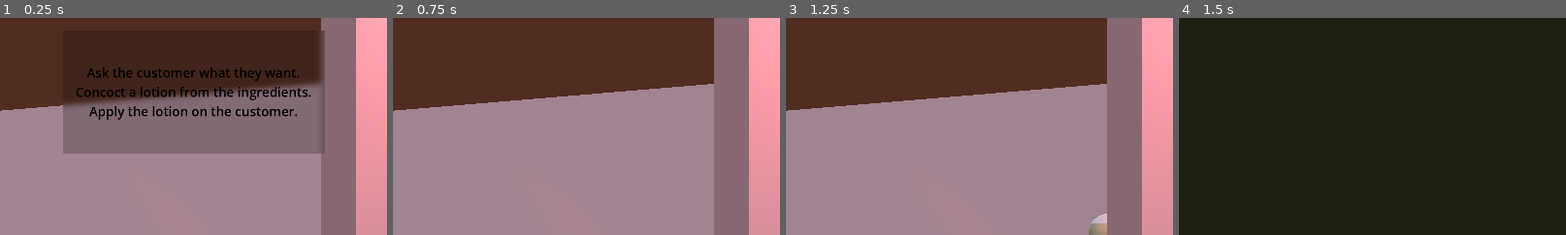
Above: before the commit, frames 1-4 (left to right).
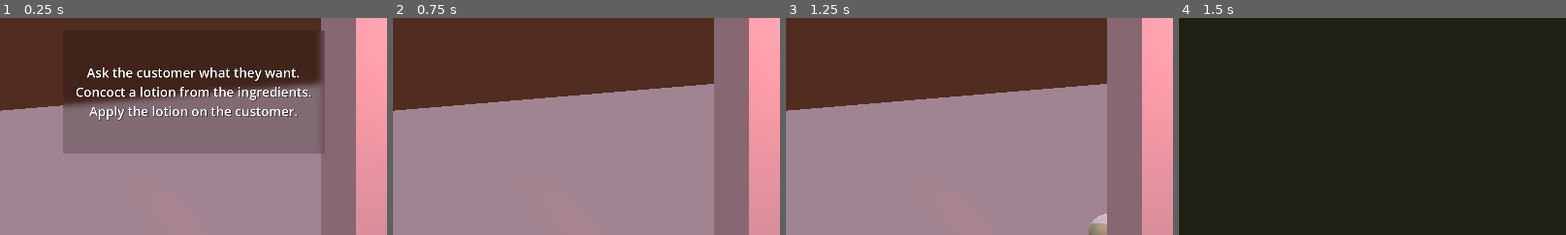
Above: after the commit, the same moments.

Repository: EppuKoskiranta/fgj26
Game: Godot game, scene res://root.tscn
The game is run twice, just before and just after one commit, with the same random seed, the same clock (stepped at 60 frames per second) and the same inputs.
Inputs (mouse positions are % of the whole screen's width and height, from its top left):
- Up to frame 1 (0.25 s): no input
- Up to frame 2 (0.75 s): click "Get Maskin'" at 0.5 s
- Up to frame 3 (1.25 s): no input
- Up to frame 4 (1.5 s): tap Enter (ui_accept) at 1.25 s; move the mouse to (55, 50) at 1.27 s; hold Up (move_forward) from 1.28 s (still down); right-click (55, 50) at 1.35 s; click (55, 50) at 1.42 s
The pictures show only the part of the screen within x 36-86%, y 0-50%; the shares and areas given below are measured in that part.

The runs differ from the first frame. In frame 1, 3.9% of the frame differs, in the area x 19-81%, y 22-48%; in frame 2, nothing differs; in frame 3, nothing differs; in frame 4, nothing differs.

Commit message:
Reset customer face, better scoring algo

Diff:
--- a/fgj-26-godot/FaceLotionStation/face_lotion_apply.gd
+++ b/fgj-26-godot/FaceLotionStation/face_lotion_apply.gd
@@ -208,3 +208,12 @@
 	query.collide_with_areas = true
 	var result := camera.get_world_3d().direct_space_state.intersect_ray(query)
 	return result
+
+func reset() -> void:
+	coverage_img.fill(Color(0, 0, 0, 0))
+	coverage_texture.update(coverage_img)
+	lotion_in_hand = 0.0
+	if lotion_object:
+		lotion_object.queue_free()
+		lotion_object = null
+	mesh_rid = RID()
--- a/fgj-26-godot/GameManager/game_manager.gd
+++ b/fgj-26-godot/GameManager/game_manager.gd
@@ -97,6 +97,9 @@
 	if (state == Customer.State.REUSABLE):
 		result_display.hide()
 		customer_logic.move_state()
+		var lotion_station = Def.get_lotion_station() as FaceLotionApply
+		if lotion_station:
+			lotion_station.reset()
 
 	if state == Customer.State.LOTIONABLE:
 		_hide_customer_and_replace_with_fake()
--- a/fgj-26-godot/Radio/radio.gd
+++ b/fgj-26-godot/Radio/radio.gd
@@ -4,7 +4,7 @@
 @onready var audio_player: AudioStreamPlayer3D = $AudioStreamPlayer3D
 
 func _ready() -> void:
-	audio_player.play()
+	next_station()
 	set_process(false)
 	set_physics_process(false)
 	Def.subscribe_to_interaction(self._interaction)
--- a/fgj-26-godot/ScoreSystem/score_system.gd
+++ b/fgj-26-godot/ScoreSystem/score_system.gd
@@ -12,15 +12,15 @@
 		print("Wrong customer lotion array size")
 		return "WTF"
 
-	if score >= 1.0:
+	if score >= 0.975:
 		return "S"
 	elif score >= 0.80:
 		return "A"
-	elif score >= 0.60:
+	elif score >= 0.65:
 		return "B"
-	elif score >= 0.40:
+	elif score >= 0.50:
 		return "C"
-	elif score >= 0.20:
+	elif score >= 0.30:
 		return "D"
 
 	return "E"
@@ -31,11 +31,18 @@
 
 	# Calculate delta for each value between customer and lotion ratios
 	for i in range(customer_lotion_ratio.size()):
+		if lotion_ratio[i] < 0.01:
+			continue  # Skip attributes the customer doesn't care about
+
 		var delta = abs(customer_lotion_ratio[i] - lotion_ratio[i])
 		# Deduct score based on delta
-		score += max(0.0, 0.2 - delta * 0.2)  # Max 0.2 per attribute, scaled by delta
+		score += 0.2 - delta * 0.2  # Max 0.2 per attribute, scaled by delta
+
+	print("Score before face coverage: ", score)
 
 	#half of points from face covered ratio
 	score += (face_covered_ratio / 2)
 
+	print("Final score: ", score)
+
 	return score
--- a/fgj-26-godot/UI/start_menu.tscn
+++ b/fgj-26-godot/UI/start_menu.tscn
@@ -5,6 +5,7 @@
 [ext_resource type="Texture2D" uid="uid://t6o72vvht3b7" path="res://Assets/Textures/ButtonNormal.png" id="2_f14c5"]
 [ext_resource type="Texture2D" uid="uid://nyak7o17vq0x" path="res://Assets/Textures/ButtonPressed.png" id="3_j3hi8"]
 [ext_resource type="LabelSettings" uid="uid://dwbckyy8lusco" path="res://UI/button_label_settings.tres" id="4_j3hi8"]
+[ext_resource type="LabelSettings" uid="uid://b1by0bcotvxc0" path="res://UI/ui_label_settings.tres" id="6_rcgl7"]
 
 [node name="StartMenu" type="Control" unique_id=1240488457]
 layout_mode = 3
@@ -108,7 +109,7 @@
 text = "Ask the customer what they want.
 Concoct a lotion from the ingredients.
 Apply the lotion on the customer."
-label_settings = ExtResource("4_j3hi8")
+label_settings = ExtResource("6_rcgl7")
 horizontal_alignment = 1
 vertical_alignment = 1
 
